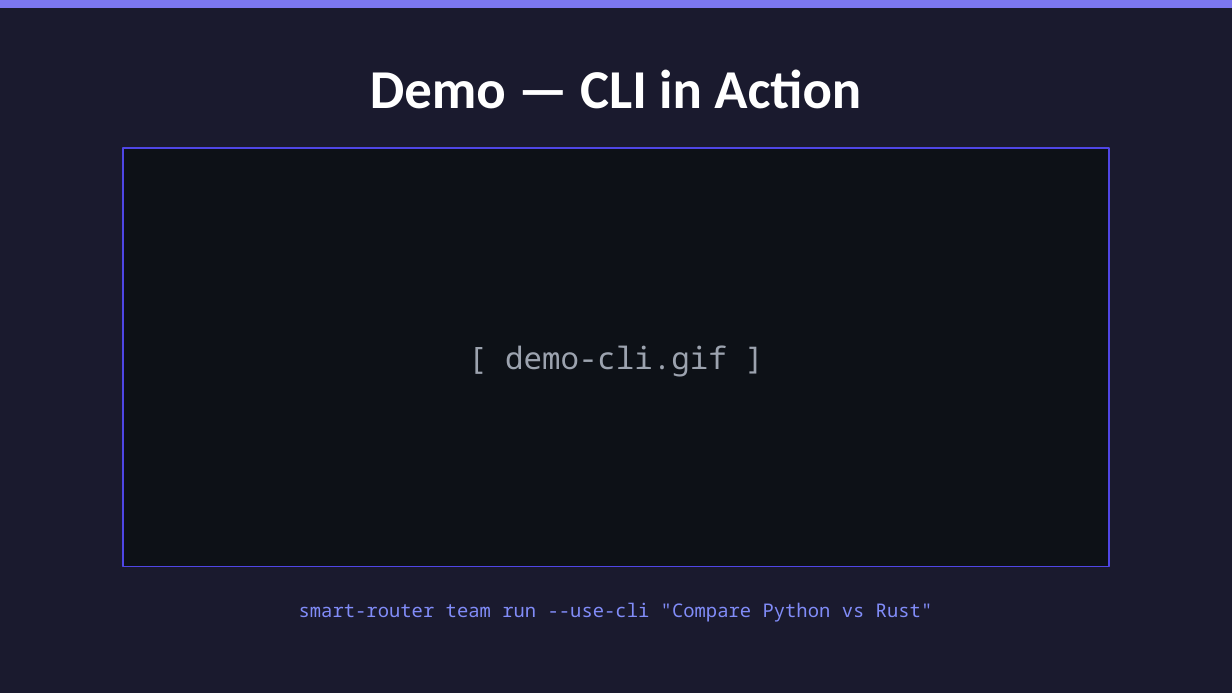
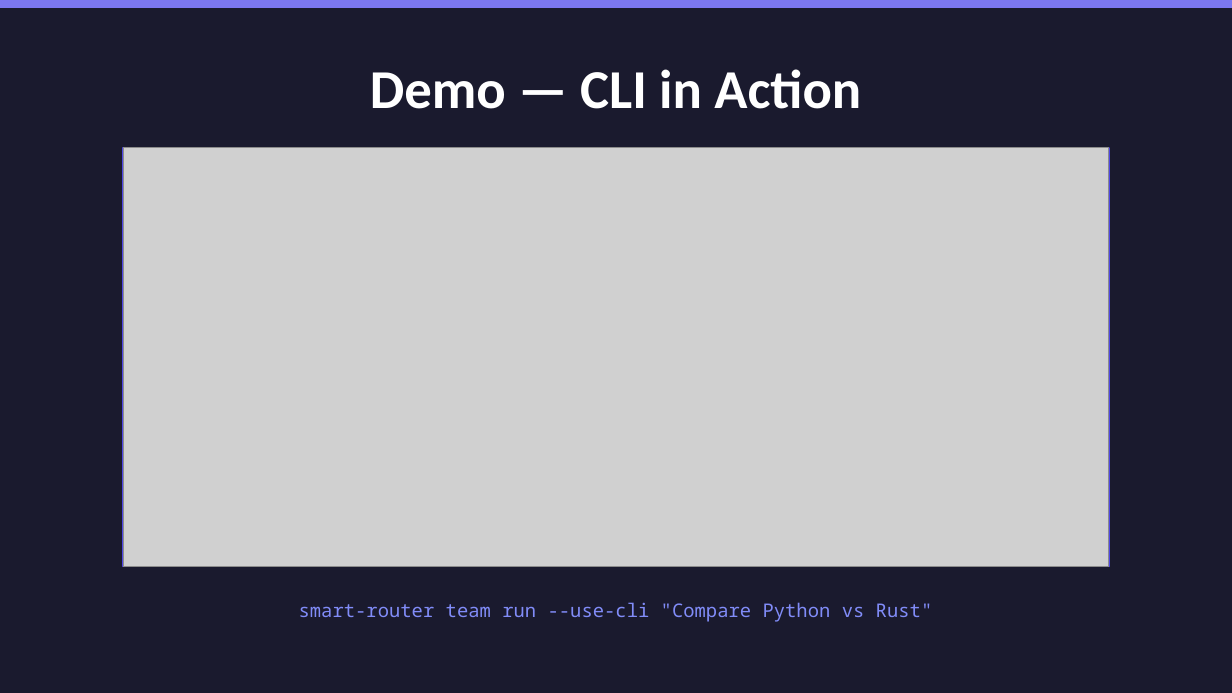
Before and after one commit to junegu-glitch/llm-smart-router, a slide deck: slide 6 of presentation/slides.pptx. Drawn at 1232x693 pixels with LibreOffice and Linux fonts; fonts in the diff are those of the drawing; grey boxes stand for pictures. Boxes give left, top, right and bottom in pixels: in the first picture for what was removed or moved away, otherwise in the second. Text is boxed around its words. In the diff, an @@ line names an element or a change of style, - is before the commit and + after.

```diff
--- a/presentation/slides.pptx
+++ b/presentation/slides.pptx
@@ picture added at [123, 148, 1109, 567] @@
@@ text removed at [505, 345, 727, 377] @@
-[ demo-cli.gif ]
```
Also in this commit, not shown: 2 other slides changed, 1 other file.
